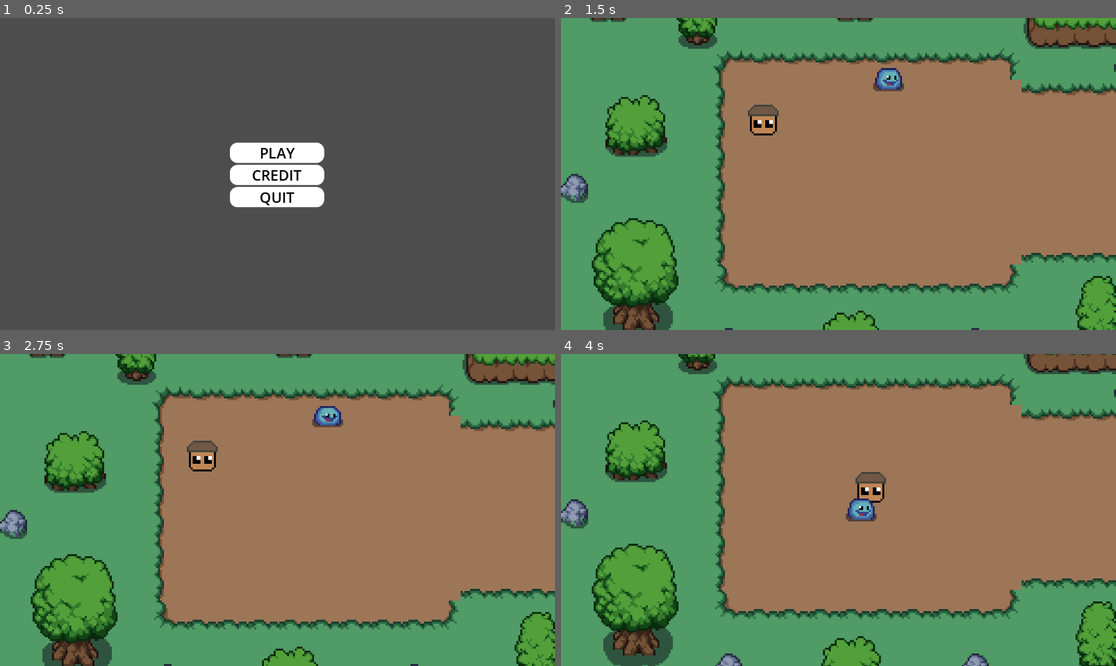
Above: before the commit, frames 1-4 (two rows, left to right).
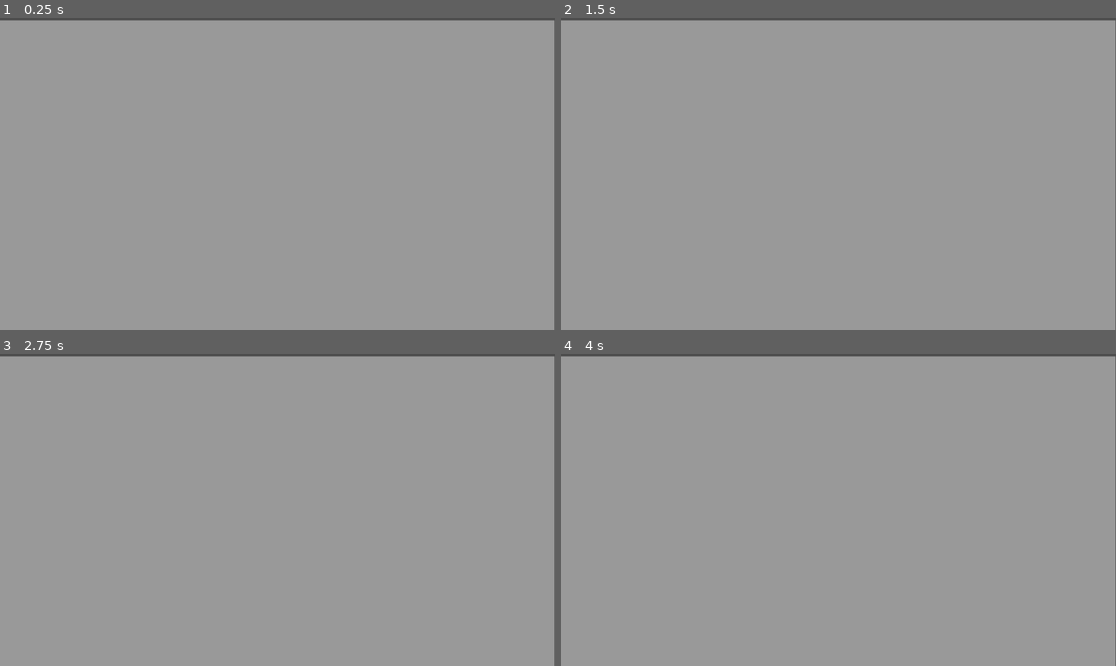
Above: after the commit, the same moments.

Repository: Abbby1007/Danish_The_Explorer
Game: Godot game, scene res://scenes/menu.tscn
The game is run twice, just before and just after one commit, with the same random seed, the same clock (stepped at 60 frames per second) and the same inputs.
Inputs (mouse positions are in pixels of both pictures, inside the frame that each line leads up to):
- Up to frame 1 (0.25 s): no input
- Up to frame 2 (1.5 s): click "PLAY" at 0.5 s; click (838, 152) at 1.25 s, where only the run after the commit has a clickable "PLAY"
- Up to frame 3 (2.75 s): click (277, 513) at 2 s, where only the run after the commit has a clickable "CREDIT"
- Up to frame 4 (4 s): tap Enter at 2.75 s; hold Right (ui_right) 2.78-3.53 s; tap E (attack) at 2.85, 3.6 s; hold Down (ui_down) from 3.53 s (still down)

The runs differ from the first frame. In frame 1, 99% of the frame differs, in the area x 0-100%, y 0-100%; in frame 2, 100%; in frame 3, 100%; in frame 4, 100%.

Commit message:
udpate to main menu

Diff:
--- a/scenes/menu.tscn
+++ b/scenes/menu.tscn
@@ -8,6 +8,8 @@
 corner_radius_top_right = 16
 corner_radius_bottom_right = 16
 corner_radius_bottom_left = 16
+
+[sub_resource type="StyleBoxFlat" id="StyleBoxFlat_yqeox"]
 
 [node name="Menu" type="Control"]
 layout_mode = 3
@@ -35,9 +37,11 @@
 offset_bottom = 70.0
 grow_horizontal = 2
 grow_vertical = 2
+theme_override_constants/separation = 5
 
 [node name="Play" type="Button" parent="VBoxContainer"]
 layout_mode = 2
+size_flags_vertical = 3
 theme_override_colors/font_color = Color(0, 0, 0, 1)
 theme_override_font_sizes/font_size = 30
 theme_override_styles/normal = SubResource("StyleBoxFlat_4h3mk")
@@ -45,6 +49,7 @@
 
 [node name="credit" type="Button" parent="VBoxContainer"]
 layout_mode = 2
+size_flags_vertical = 3
 theme_override_colors/font_color = Color(0, 0, 0, 1)
 theme_override_font_sizes/font_size = 30
 theme_override_styles/normal = SubResource("StyleBoxFlat_4h3mk")
@@ -52,11 +57,21 @@
 
 [node name="quit" type="Button" parent="VBoxContainer"]
 layout_mode = 2
+size_flags_vertical = 3
 theme_override_colors/font_color = Color(0, 0, 0, 1)
 theme_override_font_sizes/font_size = 30
 theme_override_styles/normal = SubResource("StyleBoxFlat_4h3mk")
 text = "QUIT"
 
+[node name="Panel" type="Panel" parent="."]
+layout_mode = 1
+anchors_preset = 15
+anchor_right = 1.0
+anchor_bottom = 1.0
+grow_horizontal = 2
+grow_vertical = 2
+theme_override_styles/panel = SubResource("StyleBoxFlat_yqeox")
+
 [connection signal="pressed" from="VBoxContainer/Play" to="." method="_on_play_pressed"]
 [connection signal="pressed" from="VBoxContainer/credit" to="." method="_on_credit_pressed"]
 [connection signal="pressed" from="VBoxContainer/quit" to="." method="_on_quit_pressed"]
Not shown: 1 places in scenes/menu.tscn that only renumber resources
